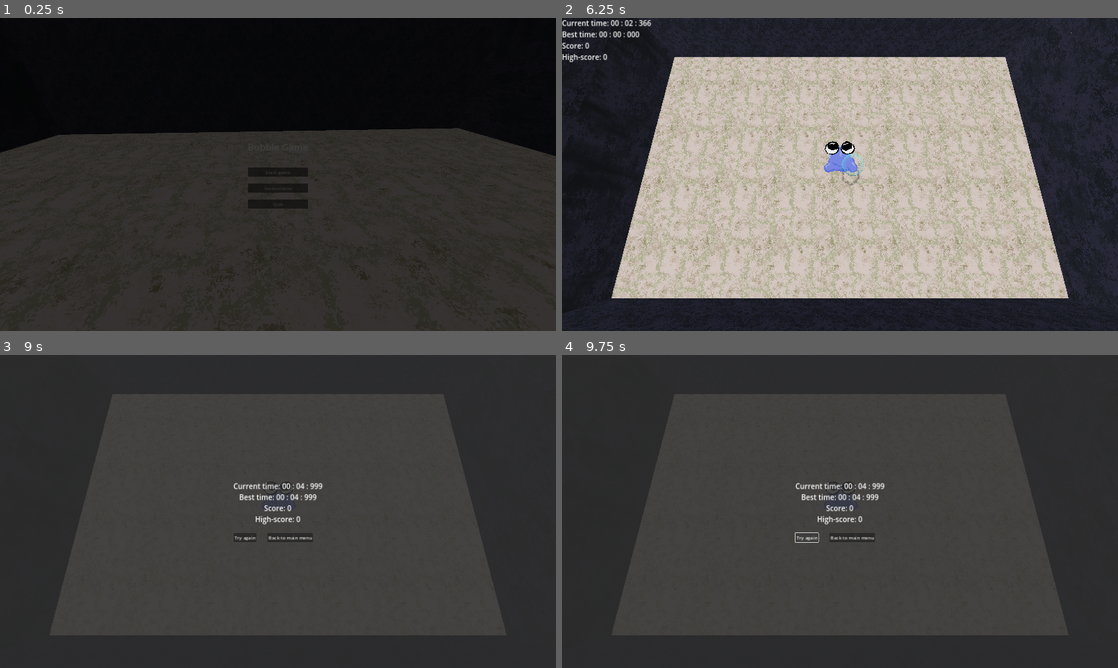
Above: before the commit, frames 1-4 (two rows, left to right).
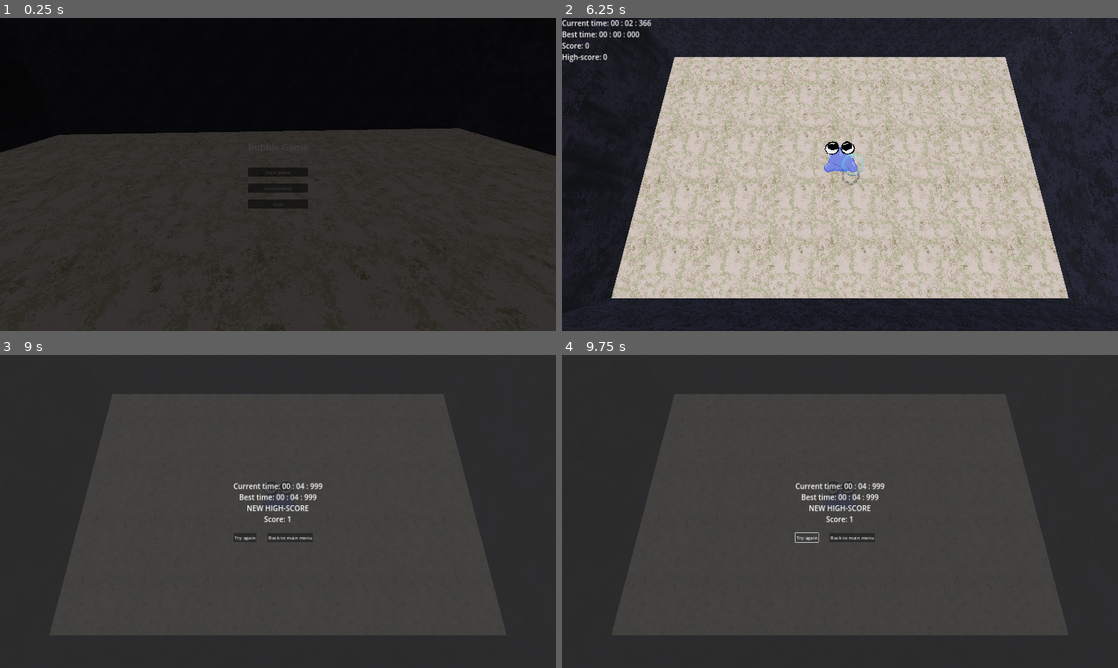
Above: after the commit, the same moments.

Repository: warriormaster12/Fsj2025
Game: Godot game, scene res://levels/actual_level.tscn
The game is run twice, just before and just after one commit, with the same random seed, the same clock (stepped at 60 frames per second) and the same inputs.
Inputs:
- Up to frame 1 (0.25 s): no input
- Up to frame 2 (6.25 s): click "Start game" at 0.5 s; click "Start game" at 1.25 s; tap one key every 0.75 s from 2.1 s: Space (dash) S (move_d) A (move_l) D (move_r) W (move_u) Space (dash)
- Up to frame 3 (9 s): tap one key every 0.75 s from 6.6 s: S (move_d) A (move_l) D (move_r) W (move_u)
- Up to frame 4 (9.75 s): click "Try again" at 9.5 s

Frames 1-2 are identical in both runs. In frame 3, 0.3% of the frame differs, in the area x 44-56%, y 48-55%; in frame 4, 0.3%.

Commit message:
audio to main

Diff:
--- a/levels/actual_level.tscn
+++ b/levels/actual_level.tscn
@@ -17,6 +17,7 @@
 [ext_resource type="AudioStream" uid="uid://crpxprorluevy" path="res://resources/audio/music/bub_theme_master.wav" id="12_dlqof"]
 [ext_resource type="AudioStream" uid="uid://b1itp1cyelbb5" path="res://resources/audio/music/bub_menu.wav" id="13_j7iep"]
 [ext_resource type="AudioStream" uid="uid://6q545sjqgcw8" path="res://resources/audio/sfx/start_game_2.wav" id="14_ybwpb"]
+[ext_resource type="AudioStream" uid="uid://dfysisfgul7pu" path="res://resources/audio/sfx/game_over.wav" id="15_5b15r"]
 
 [sub_resource type="ProceduralSkyMaterial" id="ProceduralSkyMaterial_f6xx8"]
 sky_horizon_color = Color(0.64625, 0.65575, 0.67075, 1)
@@ -400,3 +401,7 @@
 stream = ExtResource("14_ybwpb")
 volume_db = -3.0
 bus = &"SFX"
+
+[node name="GameOver" type="AudioStreamPlayer3D" parent="AudioManager"]
+stream = ExtResource("15_5b15r")
+bus = &"SFX"
--- a/prefabs/player/player.tscn
+++ b/prefabs/player/player.tscn
@@ -117,6 +117,53 @@
 "run_right": SubResource("Animation_1mmsa")
 }
 
+[sub_resource type="Animation" id="Animation_ysb3e"]
+length = 0.001
+tracks/0/type = "value"
+tracks/0/imported = false
+tracks/0/enabled = true
+tracks/0/path = NodePath("Eyes:frame")
+tracks/0/interp = 1
+tracks/0/loop_wrap = true
+tracks/0/keys = {
+"times": PackedFloat32Array(0),
+"transitions": PackedFloat32Array(1),
+"update": 1,
+"values": [0]
+}
+
+[sub_resource type="Animation" id="Animation_vtp0y"]
+resource_name = "idle_left"
+loop_mode = 1
+tracks/0/type = "value"
+tracks/0/imported = false
+tracks/0/enabled = true
+tracks/0/path = NodePath("Eyes:frame")
+tracks/0/interp = 1
+tracks/0/loop_wrap = true
+tracks/0/keys = {
+"times": PackedFloat32Array(0, 0.2, 0.4, 0.6, 0.8, 1),
+"transitions": PackedFloat32Array(1, 1, 1, 1, 1, 1),
+"update": 1,
+"values": [6, 7, 8, 9, 10, 11]
+}
+
+[sub_resource type="Animation" id="Animation_mlvfo"]
+resource_name = "idle_right"
+loop_mode = 1
+tracks/0/type = "value"
+tracks/0/imported = false
+tracks/0/enabled = true
+tracks/0/path = NodePath("Eyes:frame")
+tracks/0/interp = 1
+tracks/0/loop_wrap = true
+tracks/0/keys = {
+"times": PackedFloat32Array(0, 0.2, 0.4, 0.6, 0.8, 1),
+"transitions": PackedFloat32Array(1, 1, 1, 1, 1, 1),
+"update": 1,
+"values": [12, 13, 14, 15, 16, 17]
+}
+
 [sub_resource type="Animation" id="Animation_npx52"]
 resource_name = "idle_up"
 loop_mode = 1
@@ -133,36 +180,38 @@
 "values": [0, 1, 2, 3, 4, 5]
 }
 
-[sub_resource type="Animation" id="Animation_vtp0y"]
-resource_name = "idle_left"
-loop_mode = 1
-tracks/0/type = "value"
-tracks/0/imported = false
-tracks/0/enabled = true
-tracks/0/path = NodePath("Eyes:frame")
-tracks/0/interp = 1
-tracks/0/loop_wrap = true
-tracks/0/keys = {
-"times": PackedFloat32Array(0, 0.2, 0.4, 0.6, 0.8, 1),
-"transitions": PackedFloat32Array(1, 1, 1, 1, 1, 1),
-"update": 1,
-"values": [6, 7, 8, 9, 10, 11]
-}
-
-[sub_resource type="Animation" id="Animation_mlvfo"]
-resource_name = "idle_right"
-loop_mode = 1
-tracks/0/type = "value"
-tracks/0/imported = false
-tracks/0/enabled = true
-tracks/0/path = NodePath("Eyes:frame")
-tracks/0/interp = 1
-tracks/0/loop_wrap = true
-tracks/0/keys = {
-"times": PackedFloat32Array(0, 0.2, 0.4, 0.6, 0.8, 1),
-"transitions": PackedFloat32Array(1, 1, 1, 1, 1, 1),
-"update": 1,
-"values": [12, 13, 14, 15, 16, 17]
+[sub_resource type="Animation" id="Animation_oebpm"]
+resource_name = "run_left"
+length = 0.5
+loop_mode = 1
+tracks/0/type = "value"
+tracks/0/imported = false
+tracks/0/enabled = true
+tracks/0/path = NodePath("Eyes:frame")
+tracks/0/interp = 1
+tracks/0/loop_wrap = true
+tracks/0/keys = {
+"times": PackedFloat32Array(0, 0.1, 0.2, 0.3, 0.4, 0.5),
+"transitions": PackedFloat32Array(1, 1, 1, 1, 1, 1),
+"update": 1,
+"values": [24, 25, 26, 27, 28, 29]
+}
+
+[sub_resource type="Animation" id="Animation_gk50g"]
+resource_name = "run_right"
+length = 0.5
+loop_mode = 1
+tracks/0/type = "value"
+tracks/0/imported = false
+tracks/0/enabled = true
+tracks/0/path = NodePath("Eyes:frame")
+tracks/0/interp = 1
+tracks/0/loop_wrap = true
+tracks/0/keys = {
+"times": PackedFloat32Array(0, 0.1, 0.2, 0.3, 0.4, 0.5),
+"transitions": PackedFloat32Array(1, 1, 1, 1, 1, 1),
+"update": 1,
+"values": [30, 31, 32, 33, 34, 35]
 }
 
 [sub_resource type="Animation" id="Animation_qfoaj"]
@@ -180,55 +229,6 @@
 "transitions": PackedFloat32Array(1, 1, 1, 1, 1, 1),
 "update": 1,
 "values": [18, 19, 20, 21, 22, 23]
-}
-
-[sub_resource type="Animation" id="Animation_oebpm"]
-resource_name = "run_left"
-length = 0.5
-loop_mode = 1
-tracks/0/type = "value"
-tracks/0/imported = false
-tracks/0/enabled = true
-tracks/0/path = NodePath("Eyes:frame")
-tracks/0/interp = 1
-tracks/0/loop_wrap = true
-tracks/0/keys = {
-"times": PackedFloat32Array(0, 0.1, 0.2, 0.3, 0.4, 0.5),
-"transitions": PackedFloat32Array(1, 1, 1, 1, 1, 1),
-"update": 1,
-"values": [24, 25, 26, 27, 28, 29]
-}
-
-[sub_resource type="Animation" id="Animation_gk50g"]
-resource_name = "run_right"
-length = 0.5
-loop_mode = 1
-tracks/0/type = "value"
-tracks/0/imported = false
-tracks/0/enabled = true
-tracks/0/path = NodePath("Eyes:frame")
-tracks/0/interp = 1
-tracks/0/loop_wrap = true
-tracks/0/keys = {
-"times": PackedFloat32Array(0, 0.1, 0.2, 0.3, 0.4, 0.5),
-"transitions": PackedFloat32Array(1, 1, 1, 1, 1, 1),
-"update": 1,
-"values": [30, 31, 32, 33, 34, 35]
-}
-
-[sub_resource type="Animation" id="Animation_ysb3e"]
-length = 0.001
-tracks/0/type = "value"
-tracks/0/imported = false
-tracks/0/enabled = true
-tracks/0/path = NodePath("Eyes:frame")
-tracks/0/interp = 1
-tracks/0/loop_wrap = true
-tracks/0/keys = {
-"times": PackedFloat32Array(0),
-"transitions": PackedFloat32Array(1),
-"update": 1,
-"values": [0]
 }
 
 [sub_resource type="AnimationLibrary" id="AnimationLibrary_34h0n"]
--- a/scripts/game.gd
+++ b/scripts/game.gd
@@ -6,6 +6,7 @@
 @export var power_up_display: PackedScene = preload("res://prefabs/power_up_display/power_up_display.tscn")
 
 @onready var game_start: AudioStreamPlayer3D = $"../AudioManager/GameStart"
+@onready var game_over: AudioStreamPlayer3D = $"../AudioManager/GameOver"
 
 var timer_on: bool = false
 var timer: float = 0.0
@@ -120,6 +121,7 @@
 
 func end() -> void:
 	bcg.stop()
+	game_over.play()
 	if timer > ScoreStorage.best_timer:
 		ScoreStorage.best_timer = timer
 		ScoreStorage.best_score = "Best time: %02d : %02d : %03d" % [minutes, seconds, mills]
@@ -139,8 +141,8 @@
 	power_up_state_manager.reset_power_ups()
 	for powerup in get_tree().get_nodes_in_group("powerups"):
 		powerup.queue_free()
-	for power_up_display: Control in current_power_ups.values():
-		power_up_display.queue_free()
+	for pwu: Control in current_power_ups.values():
+		pwu.queue_free()
 	current_power_ups.clear()
 
 func move_camera() -> void:
@@ -165,7 +167,7 @@
 	var text: String = "Current time: %02d : %02d : %03d" % [minutes, seconds, mills]
 	timer_label.text = text
 
-func _on_bubble_bounce() -> void:
+func _on_bubble_bounce(_position: Vector3) -> void:
 	score += 1
 	score_label.text = "Score: " + str(score)
 
--- a/scripts/power_up_display.gd
+++ b/scripts/power_up_display.gd
@@ -13,6 +13,6 @@
 		PowerUpStateManager.PowerUpType.TIME_SLOWDOWN:
 			icon.texture = load("res://resources/images/textures/timebendboost_static.png")
 
-func _process(delta: float) -> void:
+func _process(_delta: float) -> void:
 	progress_bar.max_value = power_up.initial_duration
 	progress_bar.value = power_up.duration
Not shown: 1 places in levels/actual_level.tscn that only renumber resources
Not shown, added: resources/audio/sfx/game_over.wav.import
Not shown, added: resources/audio/sfx/game_over.wav
